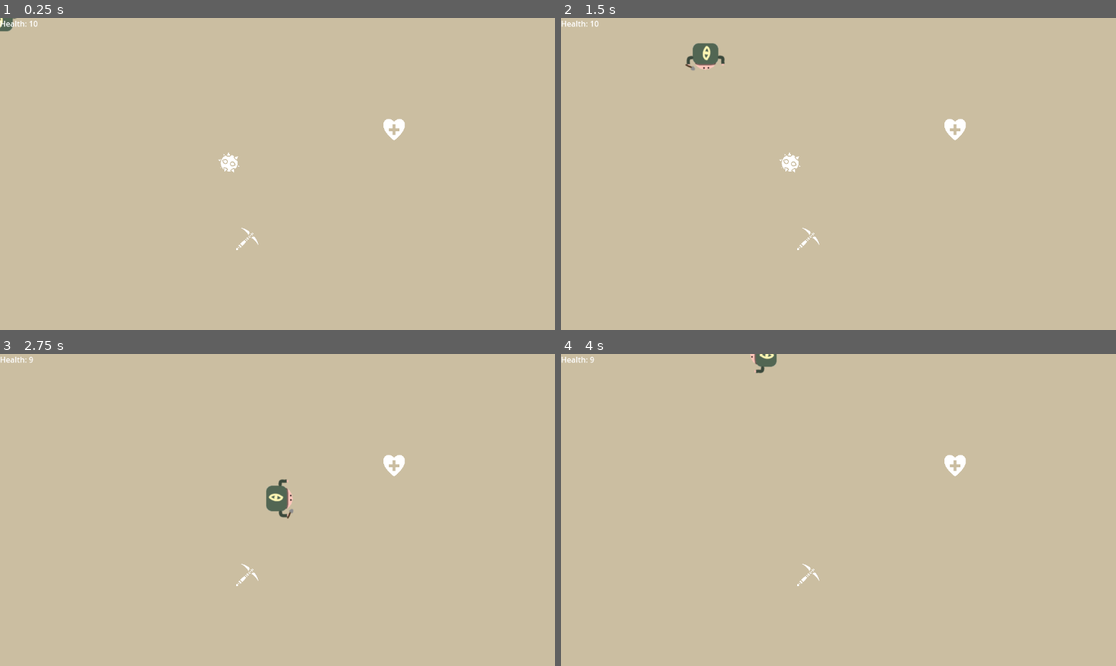
Above: before the commit, frames 1-4 (two rows, left to right).
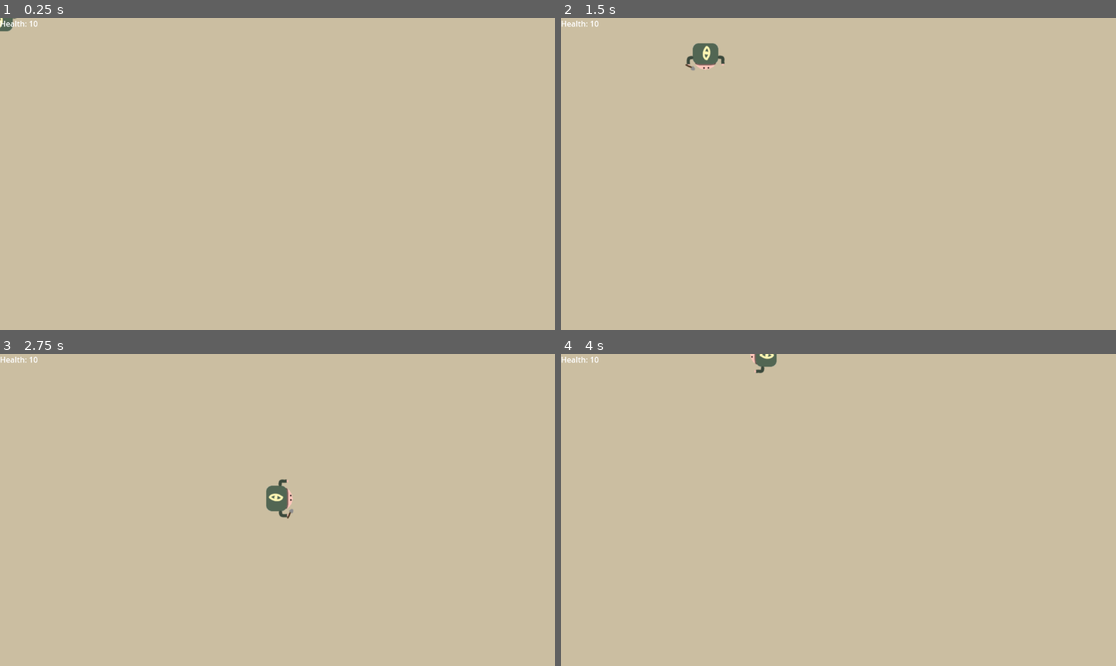
Above: after the commit, the same moments.

Repository: DonYall/Beneath-The-Earth
Game: Godot game, scene res://Scenes/Main.tscn
The game is run twice, just before and just after one commit, with the same random seed, the same clock (stepped at 60 frames per second) and the same inputs.
Inputs:
- Up to frame 1 (0.25 s): no input
- Up to frame 2 (1.5 s): tap Enter at 0.5 s; hold Right (move_right) 0.53-1.28 s; hold Down (move_down) from 1.28 s (still down)
- Up to frame 3 (2.75 s): release Down (move_down) at 2.03 s; hold Right (move_right) from 2.03 s (still down)
- Up to frame 4 (4 s): release Right (move_right) at 2.78 s; hold Up (move_up) 2.78-3.53 s; hold Left (move_left) from 3.53 s (still down)

The runs differ from the first frame. In frame 1, 0.3% of the frame differs, in the area x 39-73%, y 32-75%; in frame 2, 0.3%; in frame 3, 0.2%; in frame 4, 0.2%.

Commit message:
Heart works

Diff:
--- a/Scenes/Main.tscn
+++ b/Scenes/Main.tscn
@@ -1,9 +1,6 @@
-[gd_scene load_steps=5 format=3 uid="uid://vhao644o8frr"]
+[gd_scene load_steps=2 format=3 uid="uid://vhao644o8frr"]
 
 [ext_resource type="Script" path="res://Scripts/Main.gd" id="1_bkaxq"]
-[ext_resource type="PackedScene" uid="uid://dnuv7mqw80h82" path="res://Scenes/Items/Spike.tscn" id="2_s2ksb"]
-[ext_resource type="PackedScene" uid="uid://ha8ninm5fg3s" path="res://Scenes/Items/Item.tscn" id="3_53duj"]
-[ext_resource type="PackedScene" uid="uid://c5udklepcm7pr" path="res://Scenes/Items/Heart.tscn" id="4_pwaql"]
 
 [node name="Main" type="Node" groups=["player"]]
 script = ExtResource("1_bkaxq")
@@ -15,12 +12,3 @@
 grow_horizontal = 2
 grow_vertical = 2
 color = Color(0.796078, 0.745098, 0.631373, 1)
-
-[node name="Item" parent="." instance=ExtResource("2_s2ksb")]
-position = Vector2(475, 300)
-
-[node name="Item2" parent="." instance=ExtResource("3_53duj")]
-position = Vector2(513, 459)
-
-[node name="Item3" parent="." instance=ExtResource("4_pwaql")]
-position = Vector2(818, 232)
--- a/Scripts/Items/Heart.gd
+++ b/Scripts/Items/Heart.gd
@@ -10,3 +10,7 @@
 	# TODO: add to player health
 	print("Picked up health, add to player's health")
 	pass
+
+func _on_area_entered(area: Area2D):
+	area.emit_signal("gain_health")
+	on_pickup()
--- a/Scripts/Main.gd
+++ b/Scripts/Main.gd
@@ -15,6 +15,7 @@
 	hud_instance = hud_scene.instantiate()
 	hud_instance.set_player(player_instance)
 	player_instance.connect("hit", on_player_hit)
+	player_instance.connect("gain_health", on_consume_heart)
 	add_child(hud_instance)
 
 func _process(delta):
@@ -23,3 +24,8 @@
 func on_player_hit():
 	player_instance.health -= 1
 	hud_instance.get_node("HealthLabel").text = "Health: " + str(player_instance.health)
+
+# called when the player picks up a heart
+func on_consume_heart():
+	player_instance.health += 1
+	hud_instance.get_node("HealthLabel").text = "Health: " + str(player_instance.health)
--- a/Scripts/Player.gd
+++ b/Scripts/Player.gd
@@ -5,6 +5,7 @@
 var screen_size
 
 signal hit
+signal gain_health
 
 func _ready():
 	screen_size = get_viewport_rect().size
Not shown, added: Scenes/Mai1EE4.tmp
